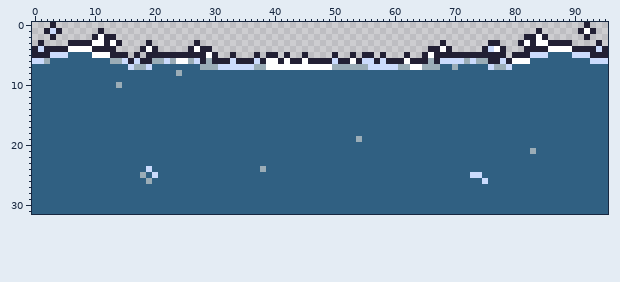
A sprite sheet gets an edit: resources/sprites/maps/water9.png. Above, as it was before the edit.
The file is 96x32 pixels.
After:
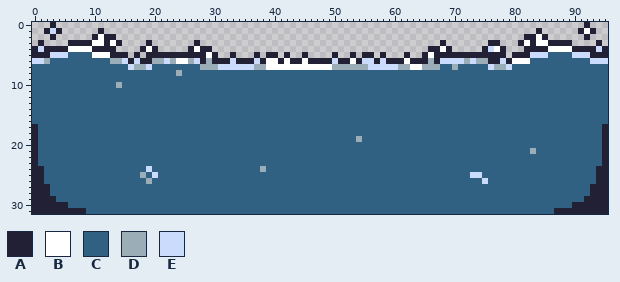
Palette (. is transparent): A #222034  B #ffffff  C #306082  D #9badb7  E #cbdbfc
Changes in this commit:
@@ x 0..95 @@
 16 CCCCCCCCCCCCCCCCCCCCCCCCCCCCCCCCCCCCCCCCCCCCCCCCCCCCCCCCCCCCCCCCCCCCCCCCCCCCCCCCCCCCCCCCCCCCCCCC
-17 CCCCCCCCCCCCCCCCCCCCCCCCCCCCCCCCCCCCCCCCCCCCCCCCCCCCCCCCCCCCCCCCCCCCCCCCCCCCCCCCCCCCCCCCCCCCCCCC
-18 CCCCCCCCCCCCCCCCCCCCCCCCCCCCCCCCCCCCCCCCCCCCCCCCCCCCCCCCCCCCCCCCCCCCCCCCCCCCCCCCCCCCCCCCCCCCCCCC
-19 CCCCCCCCCCCCCCCCCCCCCCCCCCCCCCCCCCCCCCCCCCCCCCCCCCCCCCDCCCCCCCCCCCCCCCCCCCCCCCCCCCCCCCCCCCCCCCCC
-20 CCCCCCCCCCCCCCCCCCCCCCCCCCCCCCCCCCCCCCCCCCCCCCCCCCCCCCCCCCCCCCCCCCCCCCCCCCCCCCCCCCCCCCCCCCCCCCCC
-21 CCCCCCCCCCCCCCCCCCCCCCCCCCCCCCCCCCCCCCCCCCCCCCCCCCCCCCCCCCCCCCCCCCCCCCCCCCCCCCCCCCCDCCCCCCCCCCCC
-22 CCCCCCCCCCCCCCCCCCCCCCCCCCCCCCCCCCCCCCCCCCCCCCCCCCCCCCCCCCCCCCCCCCCCCCCCCCCCCCCCCCCCCCCCCCCCCCCC
-23 CCCCCCCCCCCCCCCCCCCCCCCCCCCCCCCCCCCCCCCCCCCCCCCCCCCCCCCCCCCCCCCCCCCCCCCCCCCCCCCCCCCCCCCCCCCCCCCC
-24 CCCCCCCCCCCCCCCCCCCECCCCCCCCCCCCCCCCCCDCCCCCCCCCCCCCCCCCCCCCCCCCCCCCCCCCCCCCCCCCCCCCCCCCCCCCCCCC
-25 CCCCCCCCCCCCCCCCCCDCECCCCCCCCCCCCCCCCCCCCCCCCCCCCCCCCCCCCCCCCCCCCCCCCCCCCEECCCCCCCCCCCCCCCCCCCCC
-26 CCCCCCCCCCCCCCCCCCCDCCCCCCCCCCCCCCCCCCCCCCCCCCCCCCCCCCCCCCCCCCCCCCCCCCCCCCCECCCCCCCCCCCCCCCCCCCC
-27 CCCCCCCCCCCCCCCCCCCCCCCCCCCCCCCCCCCCCCCCCCCCCCCCCCCCCCCCCCCCCCCCCCCCCCCCCCCCCCCCCCCCCCCCCCCCCCCC
-28 CCCCCCCCCCCCCCCCCCCCCCCCCCCCCCCCCCCCCCCCCCCCCCCCCCCCCCCCCCCCCCCCCCCCCCCCCCCCCCCCCCCCCCCCCCCCCCCC
-29 CCCCCCCCCCCCCCCCCCCCCCCCCCCCCCCCCCCCCCCCCCCCCCCCCCCCCCCCCCCCCCCCCCCCCCCCCCCCCCCCCCCCCCCCCCCCCCCC
-30 CCCCCCCCCCCCCCCCCCCCCCCCCCCCCCCCCCCCCCCCCCCCCCCCCCCCCCCCCCCCCCCCCCCCCCCCCCCCCCCCCCCCCCCCCCCCCCCC
-31 CCCCCCCCCCCCCCCCCCCCCCCCCCCCCCCCCCCCCCCCCCCCCCCCCCCCCCCCCCCCCCCCCCCCCCCCCCCCCCCCCCCCCCCCCCCCCCCC
+17 ACCCCCCCCCCCCCCCCCCCCCCCCCCCCCCCCCCCCCCCCCCCCCCCCCCCCCCCCCCCCCCCCCCCCCCCCCCCCCCCCCCCCCCCCCCCCCCA
+18 ACCCCCCCCCCCCCCCCCCCCCCCCCCCCCCCCCCCCCCCCCCCCCCCCCCCCCCCCCCCCCCCCCCCCCCCCCCCCCCCCCCCCCCCCCCCCCCA
+19 ACCCCCCCCCCCCCCCCCCCCCCCCCCCCCCCCCCCCCCCCCCCCCCCCCCCCCDCCCCCCCCCCCCCCCCCCCCCCCCCCCCCCCCCCCCCCCCA
+20 ACCCCCCCCCCCCCCCCCCCCCCCCCCCCCCCCCCCCCCCCCCCCCCCCCCCCCCCCCCCCCCCCCCCCCCCCCCCCCCCCCCCCCCCCCCCCCCA
+21 ACCCCCCCCCCCCCCCCCCCCCCCCCCCCCCCCCCCCCCCCCCCCCCCCCCCCCCCCCCCCCCCCCCCCCCCCCCCCCCCCCCDCCCCCCCCCCCA
+22 ACCCCCCCCCCCCCCCCCCCCCCCCCCCCCCCCCCCCCCCCCCCCCCCCCCCCCCCCCCCCCCCCCCCCCCCCCCCCCCCCCCCCCCCCCCCCCCA
+23 ACCCCCCCCCCCCCCCCCCCCCCCCCCCCCCCCCCCCCCCCCCCCCCCCCCCCCCCCCCCCCCCCCCCCCCCCCCCCCCCCCCCCCCCCCCCCCCA
+24 AACCCCCCCCCCCCCCCCCECCCCCCCCCCCCCCCCCCDCCCCCCCCCCCCCCCCCCCCCCCCCCCCCCCCCCCCCCCCCCCCCCCCCCCCCCCAA
+25 AACCCCCCCCCCCCCCCCDCECCCCCCCCCCCCCCCCCCCCCCCCCCCCCCCCCCCCCCCCCCCCCCCCCCCCEECCCCCCCCCCCCCCCCCCCAA
+26 AACCCCCCCCCCCCCCCCCDCCCCCCCCCCCCCCCCCCCCCCCCCCCCCCCCCCCCCCCCCCCCCCCCCCCCCCCECCCCCCCCCCCCCCCCCCAA
+27 AAACCCCCCCCCCCCCCCCCCCCCCCCCCCCCCCCCCCCCCCCCCCCCCCCCCCCCCCCCCCCCCCCCCCCCCCCCCCCCCCCCCCCCCCCCCAAA
+28 AAACCCCCCCCCCCCCCCCCCCCCCCCCCCCCCCCCCCCCCCCCCCCCCCCCCCCCCCCCCCCCCCCCCCCCCCCCCCCCCCCCCCCCCCCCCAAA
+29 AAAACCCCCCCCCCCCCCCCCCCCCCCCCCCCCCCCCCCCCCCCCCCCCCCCCCCCCCCCCCCCCCCCCCCCCCCCCCCCCCCCCCCCCCCCAAAA
+30 AAAAAACCCCCCCCCCCCCCCCCCCCCCCCCCCCCCCCCCCCCCCCCCCCCCCCCCCCCCCCCCCCCCCCCCCCCCCCCCCCCCCCCCCCAAAAAA
+31 AAAAAAAAACCCCCCCCCCCCCCCCCCCCCCCCCCCCCCCCCCCCCCCCCCCCCCCCCCCCCCCCCCCCCCCCCCCCCCCCCCCCCCAAAAAAAAA
Boxes around the changes in both pictures, in picture pixels (x1, y1, x2, y2):
changed: (32, 124, 86, 214)
changed: (554, 124, 608, 214)
